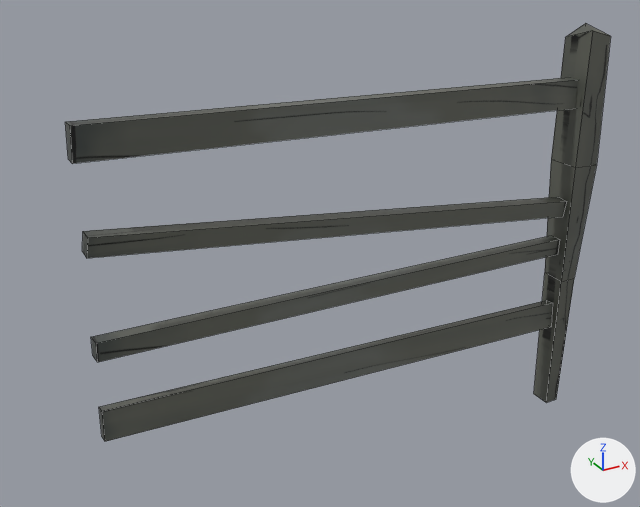
Renders of the FBX model assets/models/environment/Fence2.fbx from each side of a commit.
Camera for both pictures: a 50 mm lens placed at (-1.7, -2.95, 2.51), pointed at (-0.07, 0.01, 1.03). The lights are fixed; the arrows at lower right show +X, +Y and +Z. Mesh edges are drawn as thin lines. Where no turn or scale is listed for an object, it has been applied to the vertices.

In view in the first picture: 'fence_beam', 'fence_proper', 'fence_proper1', 'fence_proper2', 'fence_proper3'.
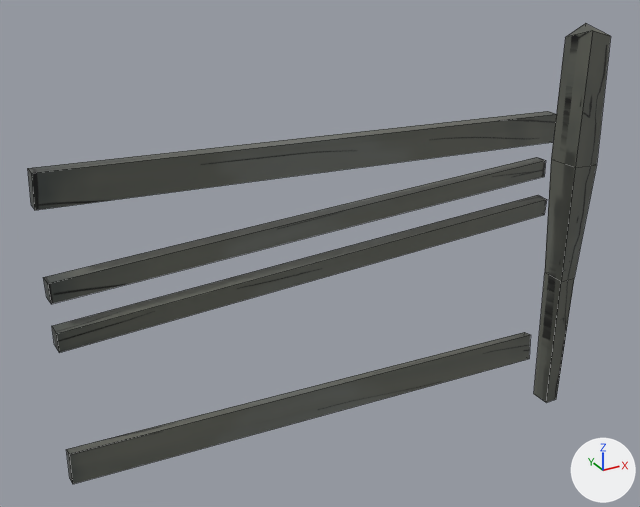
The newer file is also turned or shifted as a whole; pictures and numbers use the older file's frame.

Pixel boxes (x1, y1, x2, y2) of what changed, in the pictures (640 x 507 px):
'fence_proper', reshaped, moved, turned, rescaled
    before: (65, 77, 578, 164)
    after: (28, 111, 557, 210)
'fence_proper3', reshaped, moved, turned, rescaled
    before: (99, 300, 552, 441)
    after: (66, 332, 530, 484)
'fence_proper2', reshaped, moved, turned, rescaled
    before: (91, 236, 559, 362)
    after: (43, 157, 546, 304)
'fence_proper1', reshaped, moved, turned, rescaled
    before: (82, 197, 566, 258)
    after: (52, 195, 547, 353)
part 1 of me_mesh, deleted
    before: (65, 77, 578, 164)
part 2 of me_mesh, added
    after: (28, 111, 557, 210)
part 3 of me_mesh_004, deleted
    before: (99, 300, 552, 441)
part 4 of me_mesh_004, added
    after: (66, 332, 530, 484)
part 5 of me_mesh_003, deleted
    before: (91, 236, 559, 362)
part 6 of me_mesh_003, added
    after: (43, 157, 546, 304)
part 7 of me_mesh_002, deleted
    before: (82, 197, 566, 258)
part 8 of me_mesh_002, added
    after: (52, 195, 547, 353)

What changed in the scene script:
```text
Change me_mesh:
    used by ob_fence_proper; parent = ob_fence2; location = (-5.344, 70.17, 0.0197)
    verts and faces of me_mesh; kept vertices keep their numbers, new ones are numbered from 8
    remove me_mesh.from_pydata(...)  # 8 vertices, 6 faces; spans x -112.0..112.0, y -11.0..11.0, z -3.0..3.0
    add me_mesh.from_pydata(...)  # 8 vertices, 6 faces; spans x 0.0, y 0.0, z 0.0
    me_mesh part 1
    add delete_vertices([*range(0, 8)])  # with the faces that use them
    me_mesh part 2
    add verts[8] = (0.0, 0.0, 0.0)
    add verts[9] = (0.0, 0.0, 0.0)
    add verts[10] = (0.0, 0.0, 0.0)
    add verts[11] = (0.0, 0.0, 0.0)
    add verts[12] = (0.0, 0.0, 0.0)
    add verts[13] = (0.0, 0.0, 0.0)
    add verts[14] = (0.0, 0.0, 0.0)
    add verts[15] = (0.0, 0.0, 0.0)
    add faces += [(8, 9, 11, 10), (10, 11, 13, 12), (12, 13, 15, 14), (8, 14, 15, 9), (9, 15, 13, 11), (8, 10, 12, 14)]
Change me_mesh_004:
    used by ob_fence_proper3; parent = ob_fence2; location = (-5.344, -40.06, 0.0197)
    verts and faces of me_mesh_004; kept vertices keep their numbers, new ones are numbered from 8
    remove me_mesh_004.from_pydata(...)  # 8 vertices, 6 faces; spans x -112.0..112.0, y -11.0..11.0, z -3.0..3.0
    add me_mesh_004.from_pydata(...)  # 8 vertices, 6 faces; spans x 0.0, y 0.0, z 0.0
    me_mesh_004 part 3
    add delete_vertices([*range(0, 8)])  # with the faces that use them
    me_mesh_004 part 4
    add verts[8] = (0.0, 0.0, 0.0)
    add verts[9] = (0.0, 0.0, 0.0)
    add verts[10] = (0.0, 0.0, 0.0)
    add verts[11] = (0.0, 0.0, 0.0)
    add verts[12] = (0.0, 0.0, 0.0)
    add verts[13] = (0.0, 0.0, 0.0)
    add verts[14] = (0.0, 0.0, 0.0)
    add verts[15] = (0.0, 0.0, 0.0)
    add faces += [(8, 9, 11, 10), (10, 11, 13, 12), (12, 13, 15, 14), (8, 14, 15, 9), (9, 15, 13, 11), (8, 10, 12, 14)]
Change me_mesh_002:
    used by ob_fence_proper1; parent = ob_fence2; location = (-5.344, 25.46, 1.393)
    verts and faces of me_mesh_002; kept vertices keep their numbers, new ones are numbered from 8
    remove me_mesh_002.from_pydata(...)  # 8 vertices, 6 faces; spans x -111.0..111.0, y -18.0..18.0, z -4.0..4.0
    add me_mesh_002.from_pydata(...)  # 8 vertices, 6 faces; spans x 0.0, y 0.0, z 0.0
    me_mesh_002 part 7
    add delete_vertices([*range(0, 8)])  # with the faces that use them
    me_mesh_002 part 8
    add verts[8] = (0.0, 0.0, 0.0)
    add verts[9] = (0.0, 0.0, 0.0)
    add verts[10] = (0.0, 0.0, 0.0)
    add verts[11] = (0.0, 0.0, 0.0)
    add verts[12] = (0.0, 0.0, 0.0)
    add verts[13] = (0.0, 0.0, 0.0)
    add verts[14] = (0.0, 0.0, 0.0)
    add verts[15] = (0.0, 0.0, 0.0)
    add faces += [(8, 9, 11, 10), (10, 11, 13, 12), (12, 13, 15, 14), (8, 14, 15, 9), (9, 15, 13, 11), (8, 10, 12, 14)]
Change me_mesh_003:
    used by ob_fence_proper2; parent = ob_fence2; location = (-5.344, -5.376, 0.0197)
    verts and faces of me_mesh_003; kept vertices keep their numbers, new ones are numbered from 8
    remove me_mesh_003.from_pydata(...)  # 8 vertices, 6 faces; spans x -112.0..112.0, y -7.0..7.0, z -5.0..5.0
    add me_mesh_003.from_pydata(...)  # 8 vertices, 6 faces; spans x 0.0, y 0.0, z 0.0
    me_mesh_003 part 5
    add delete_vertices([*range(0, 8)])  # with the faces that use them
    me_mesh_003 part 6
    add verts[8] = (0.0, 0.0, 0.0)
    add verts[9] = (0.0, 0.0, 0.0)
    add verts[10] = (0.0, 0.0, 0.0)
    add verts[11] = (0.0, 0.0, 0.0)
    add verts[12] = (0.0, 0.0, 0.0)
    add verts[13] = (0.0, 0.0, 0.0)
    add verts[14] = (0.0, 0.0, 0.0)
    add verts[15] = (0.0, 0.0, 0.0)
    add faces += [(8, 9, 11, 10), (10, 11, 13, 12), (12, 13, 15, 14), (8, 14, 15, 9), (9, 15, 13, 11), (8, 10, 12, 14)]
Change ob_fence_proper:
    ob_fence_proper.location: (-5.344, 70.17, 0.0197) -> (-19.55, 56.99, 1.982)
    ob_fence_proper.rotation_euler: (0.0, 0.0, 0.0) -> (0.0, 0.0, 3.102)  # degrees (0, 0, 0) -> degrees (0, 0, 178)
    ob_fence_proper.scale: (1.0, 1.0, 1.0) -> (-223.0, -12.7, -5.65)
Change ob_fence_proper3:
    ob_fence_proper3.location: (-5.344, -40.06, 0.0197) -> (-19.55, -53.24, 1.982)
    ob_fence_proper3.rotation_euler: (0.0, 0.0, 0.0) -> (0.114, 0.0, 3.102)  # degrees (0, 0, 0) -> degrees (6.5, 0, 178)
    ob_fence_proper3.scale: (1.0, 1.0, 1.0) -> (-223.0, -12.7, -4.23)
Change ob_fence_proper1:
    ob_fence_proper1.location: (-5.344, 25.46, 1.393) -> (-19.55, 12.28, 4.945)
    ob_fence_proper1.rotation_euler: (0.0, 0.0, 0.0) -> (-0.0837, -0.0304, -3.111)  # degrees (0, 0, 0) -> degrees (-4.8, -1.7, -178)
    ob_fence_proper1.scale: (1.0, 1.0, 1.0) -> (-223.0, -7.73, -5.65)
Change ob_fence_proper2:
    ob_fence_proper2.location: (-5.344, -5.376, 0.0197) -> (-19.55, 29.62, 1.982)
    ob_fence_proper2.rotation_euler: (0.0, 0.0, 0.0) -> (0.00634, -0.0304, -3.111)  # degrees (0, 0, 0) -> degrees (0.4, -1.7, -178)
    ob_fence_proper2.scale: (1.0, 1.0, 1.0) -> (-223.0, -7.73, -5.65)
```
